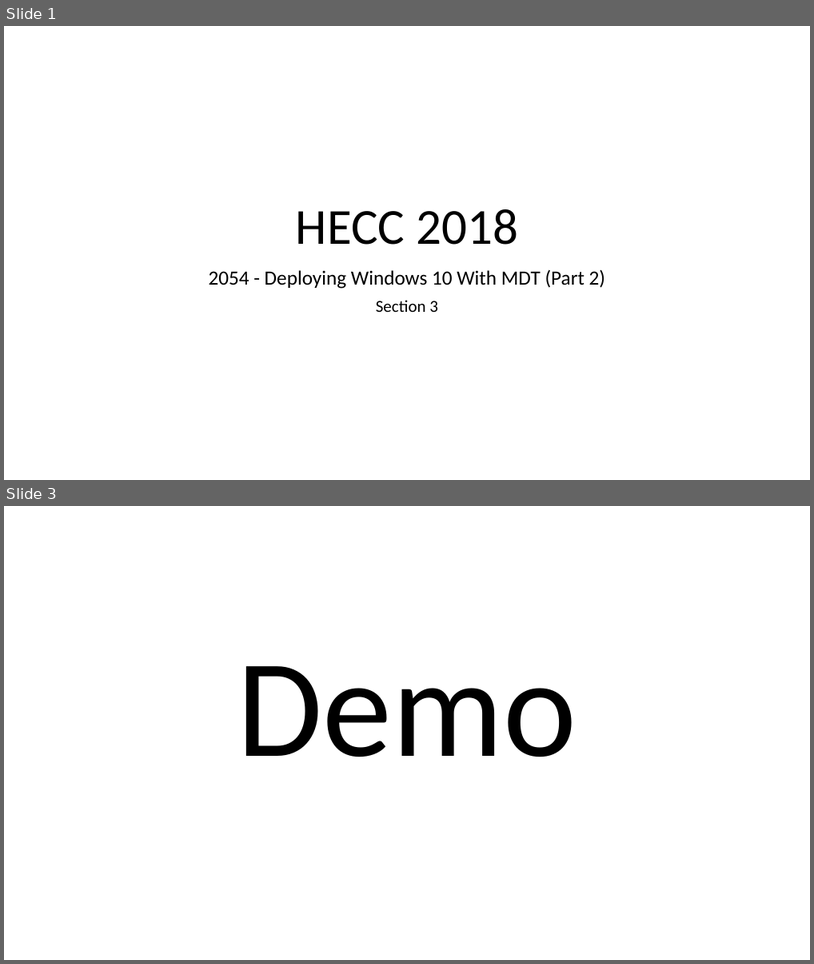
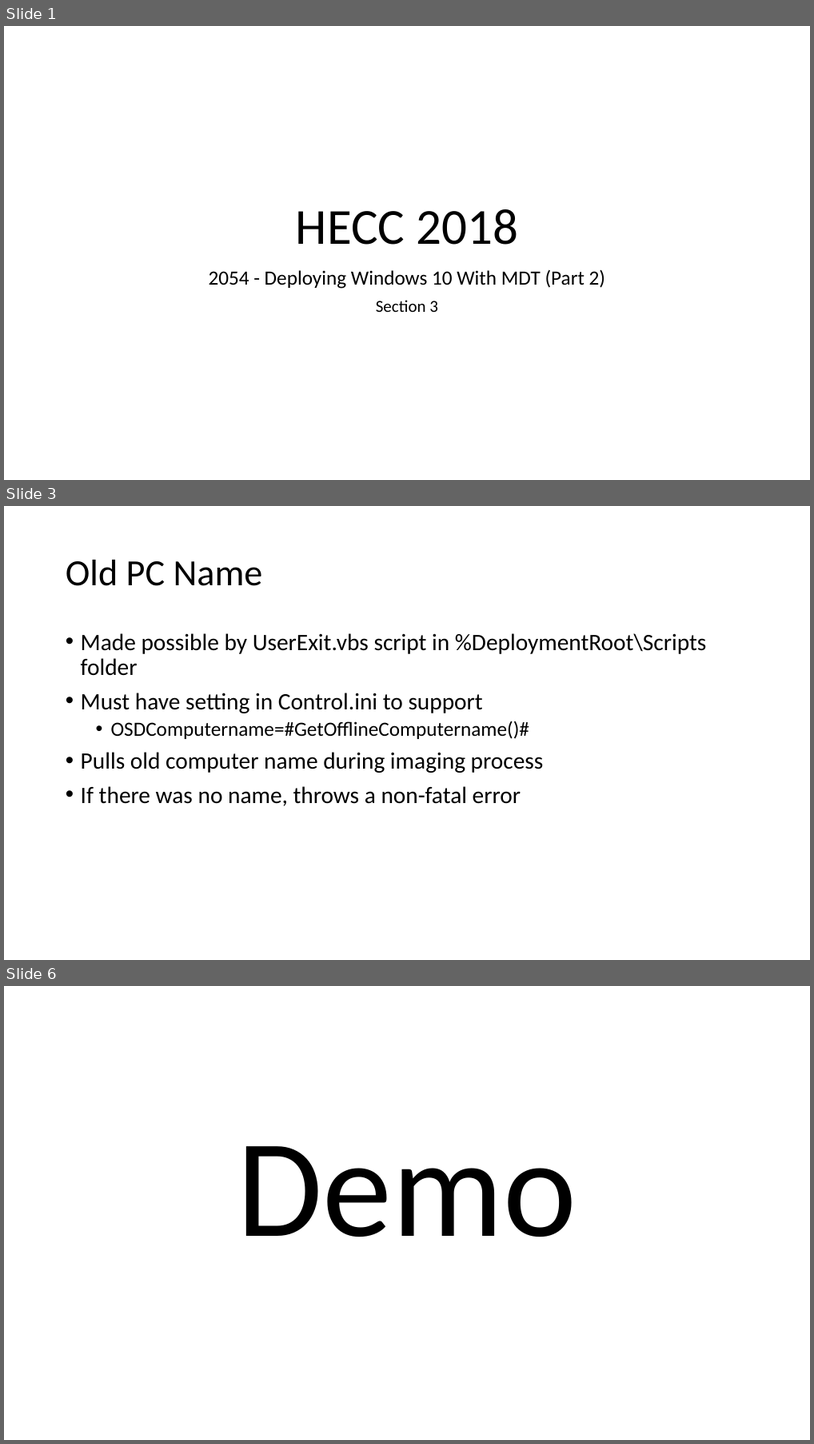
Before and after one commit to fydexx/HECC-2018, a slide deck: Part_02/Section03.pptx. Shown one above the other, each under a label of ours: slides 1 and 3 before the commit, slides 1, 3 and 6 after it; the slides between them are not shown. The pictures are 814x964 and 814x1444 pixels, drawn with LibreOffice and Linux fonts; fonts in the diff are those of the drawing. Boxes give left, top, right and bottom in pixels: in the first picture for what was removed or moved away, otherwise in the second. Text is boxed around its words. In the diff, an @@ line names an element or a change of style, - is before the commit and + after.

```diff
--- a/Part_02/Section03.pptx
+++ b/Part_02/Section03.pptx
@@ slide 3 added at [4,506,810,960], background #FFFFFF @@
@@ title added at [66,560,263,586], 44 pt, text #000000 @@
+Old PC Name
@@ text added at [81,633,706,806], 28 pt, text #000000 @@
+• Made possible by UserExit.vbs script in %DeploymentRoot\Scripts folder
+• Must have setting in Control.ini to support
+  • OSDComputername=#GetOfflineComputername()#
+• Pulls old computer name during imaging process
+• If there was no name, throws a non-fatal error
@@ what was slide 3 is now slide 6 @@
```
Also in this commit, not shown: 1 slide changed, 2 other slides added.
